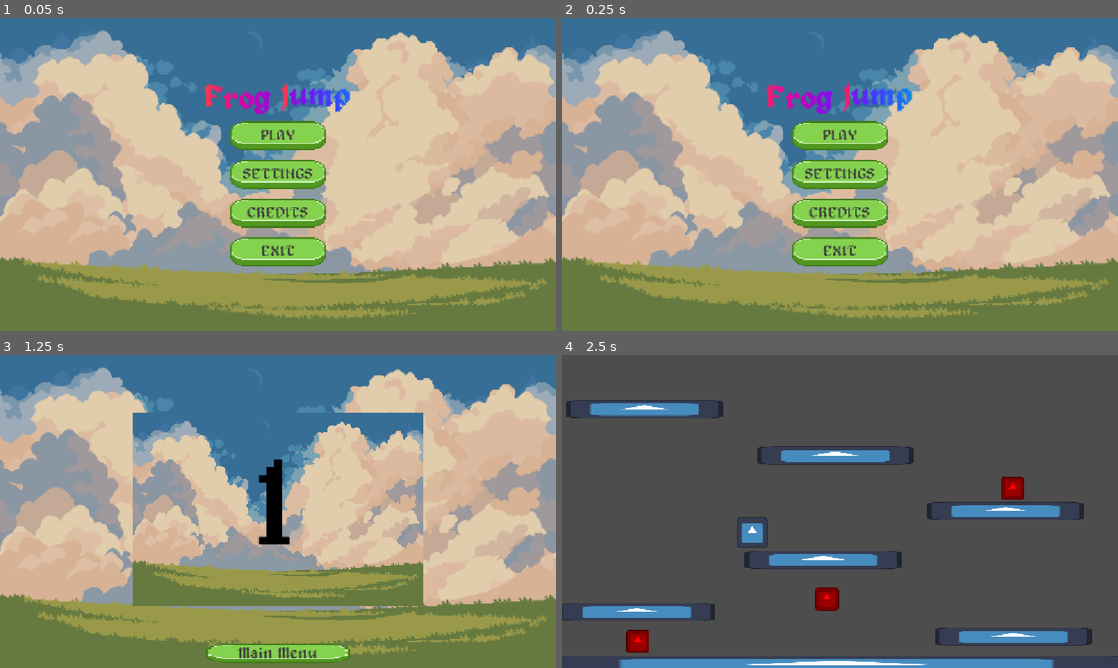
Above: before the commit, frames 1-4 (two rows, left to right).
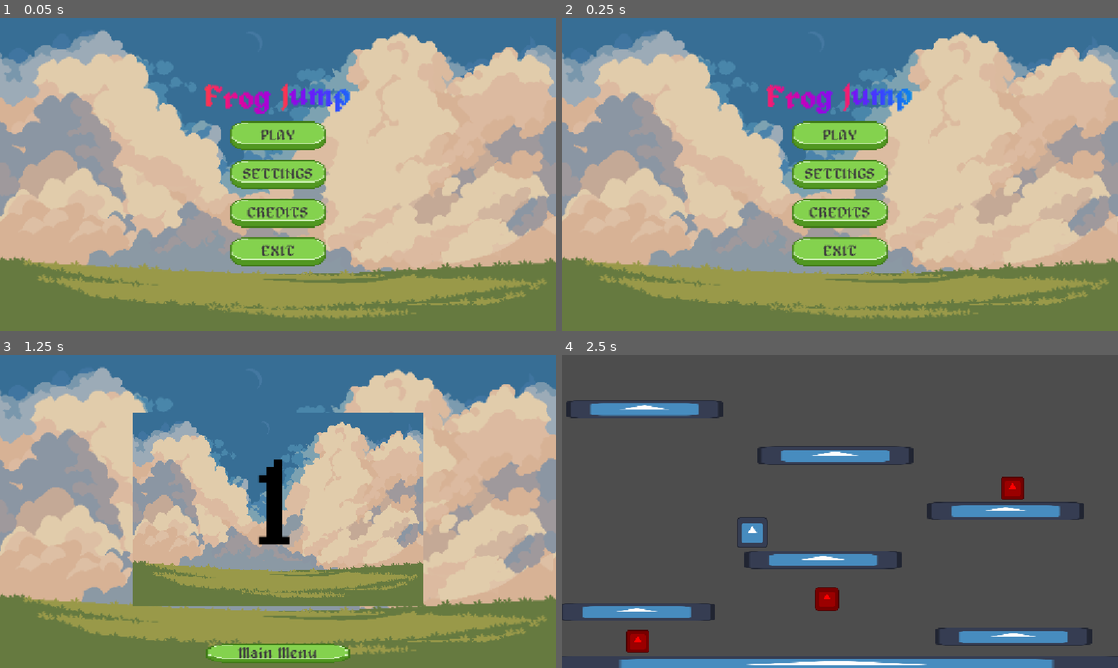
Above: after the commit, the same moments.

Repository: BenJaminWheelr/FrogJump
Game: Godot game, scene res://scenes/MainMenu.tscn
Same seed, same stepped clock (60 frames per second), same inputs: the game is played once before the commit and once after it. The engine's default icon, where the game draws it, is replaced by a stand-in: a white triangle on a blue panel in a dark square.
Inputs (mouse positions are in pixels of both pictures, inside the frame that each line leads up to):
- Up to frame 1 (0.05 s): no input
- Up to frame 2 (0.25 s): no input
- Up to frame 3 (1.25 s): click "PLAY" at 0.5 s
- Up to frame 4 (2.5 s): click (840, 508) at 1.25 s; tap Enter (ui_accept) at 2, 2.27 s; move the mouse to (962, 495) at 2.02 s; tap Tab at 2.1 s; click (962, 495) at 2.17 s

The runs differ from the first frame. In frame 3, less than 0.1% of the frame differs, in the area x 0-100%, y 4-19%; in frame 4, nothing differs.

Commit message:
extra example levels

Diff:
--- a/frog-jump/scenes/LevelSelect.tscn
+++ b/frog-jump/scenes/LevelSelect.tscn
@@ -18,6 +18,10 @@
 [ext_resource type="Texture2D" uid="uid://br6vojjaoe5gk" path="res://assets/backgrounds/Summer2.png" id="12_7t6fj"]
 [ext_resource type="Texture2D" uid="uid://cvu2jh3udwwuq" path="res://assets/backgrounds/Summer1.png" id="13_mnm75"]
 [ext_resource type="Texture2D" uid="uid://d1bfpxy8yu6cv" path="res://assets/backgrounds/other5.png" id="14_gv7ro"]
+[ext_resource type="Texture2D" uid="uid://crloyjtd1doja" path="res://assets/backgrounds/4.png" id="16_h60ok"]
+[ext_resource type="Texture2D" uid="uid://urngq1gu5qka" path="res://assets/backgrounds/ocean5.png" id="17_7t6fj"]
+[ext_resource type="Texture2D" uid="uid://l5v1e0fpt863" path="res://assets/backgrounds/ocean10.png" id="18_mnm75"]
+[ext_resource type="Texture2D" uid="uid://i3ppdacteyhc" path="res://assets/backgrounds/ocean6.png" id="19_gv7ro"]
 
 [sub_resource type="Resource" id="Resource_e1qta"]
 script = ExtResource("4_3p8qn")
@@ -70,14 +74,34 @@
 thumbnail = ExtResource("5_t7n47")
 metadata/_custom_type_script = "uid://40fnrked26hm"
 
+[sub_resource type="Resource" id="Resource_k5t3p"]
+script = ExtResource("4_3p8qn")
+thumbnail = ExtResource("16_h60ok")
+metadata/_custom_type_script = "uid://40fnrked26hm"
+
+[sub_resource type="Resource" id="Resource_j0luu"]
+script = ExtResource("4_3p8qn")
+thumbnail = ExtResource("17_7t6fj")
+metadata/_custom_type_script = "uid://40fnrked26hm"
+
+[sub_resource type="Resource" id="Resource_yua8q"]
+script = ExtResource("4_3p8qn")
+thumbnail = ExtResource("18_mnm75")
+metadata/_custom_type_script = "uid://40fnrked26hm"
+
+[sub_resource type="Resource" id="Resource_3bthp"]
+script = ExtResource("4_3p8qn")
+thumbnail = ExtResource("19_gv7ro")
+metadata/_custom_type_script = "uid://40fnrked26hm"
+
 [node name="LevelSelect" type="CanvasLayer"]
 script = ExtResource("1_yxdfm")
 level_window_scene = ExtResource("2_yxdfm")
 select_sfx = ExtResource("4_33358")
 slide_duration = 1.0
-highest_unlocked_level = 2
+highest_unlocked_level = 8
 locked_icon = ExtResource("4_chx4x")
-levels = Array[ExtResource("4_3p8qn")]([SubResource("Resourc …(248 unchanged characters)… e_td1g4"), SubResource("Resource_da6tu")])
+levels = Array[ExtResource("4_3p8qn")]([SubResource("Resourc …(248 unchanged characters)… e_td1g4"), SubResource("Resource_da6tu"), SubResource("Resource_k5t3p"), SubResource("Resource_j0luu"), SubResource("Resource_yua8q"), SubResource("Resource_3bthp")])
 
 [node name="ScrollContainer" type="ScrollContainer" parent="."]
 anchors_preset = 15
--- a/frog-jump/scenes/MainMenu.tscn
+++ b/frog-jump/scenes/MainMenu.tscn
@@ -45,6 +45,7 @@
 
 [node name="Parallax2D" type="Parallax2D" parent="MainMenu/Background"]
 repeat_size = Vector2(1152, 0)
+autoscroll = Vector2(-1, 0)
 repeat_times = 2
 
 [node name="Sprite2D" type="Sprite2D" parent="MainMenu/Background/Parallax2D"]
Not shown, changed: frog-jump/assets/audio/background_music.mp3.import
Binary file added: frog-jump/assets/backgrounds/4.png
Not shown, added: frog-jump/assets/backgrounds/4.png.import
Binary file added: frog-jump/assets/backgrounds/ocean10.png
Not shown, added: frog-jump/assets/backgrounds/ocean10.png.import
Binary file added: frog-jump/assets/backgrounds/ocean5.png
Not shown, added: frog-jump/assets/backgrounds/ocean5.png.import
Binary file added: frog-jump/assets/backgrounds/ocean6.png
Not shown, added: frog-jump/assets/backgrounds/ocean6.png.import
Not shown: 1 places in frog-jump/scenes/LevelSelect.tscn that only renumber resources
